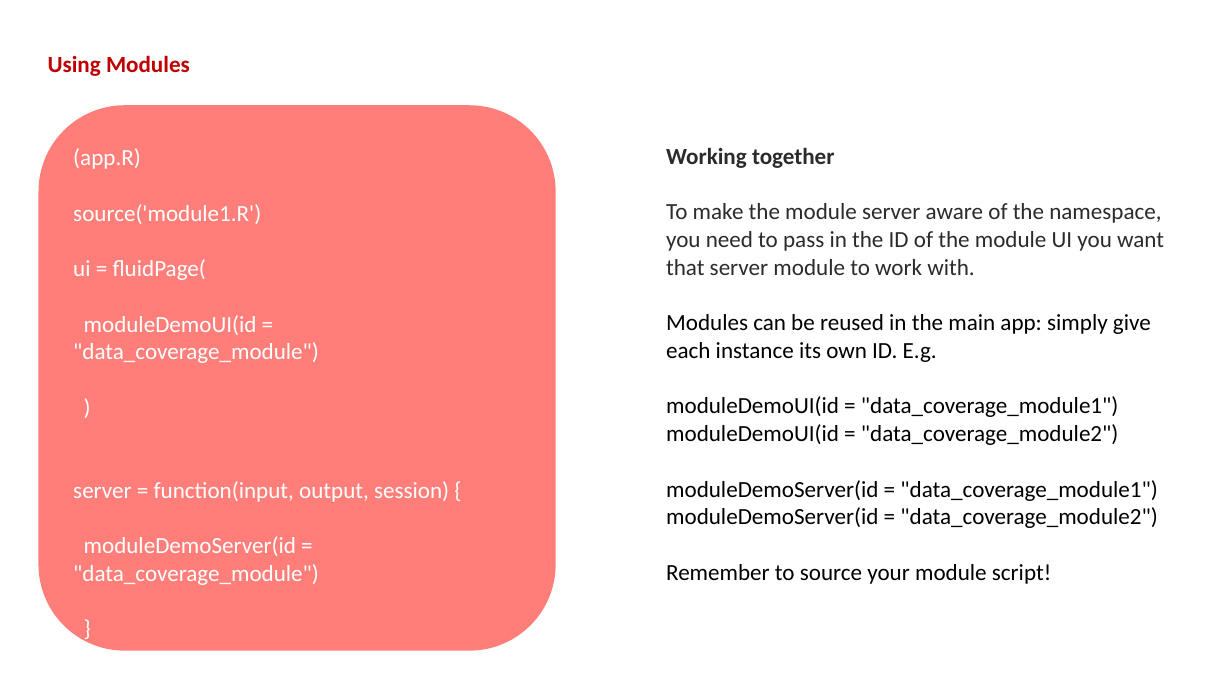
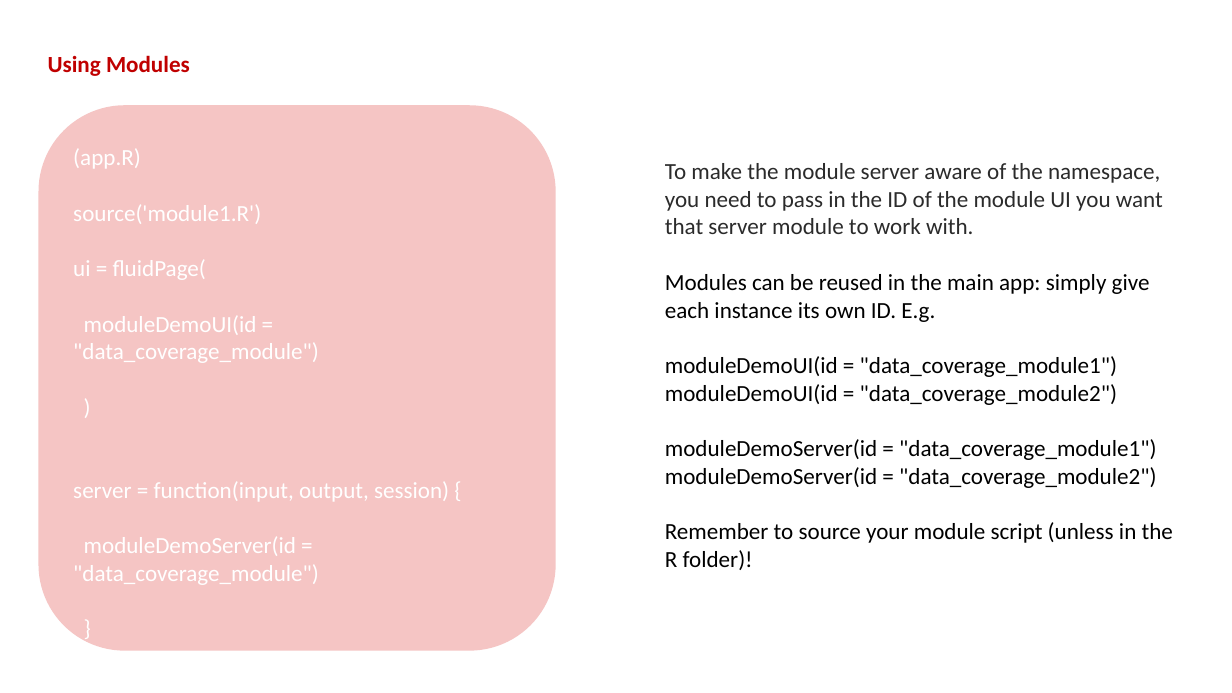
Before and after one commit to BHFDSC/cvd-covid-tre-dashboard, a slide deck: slide 3 of BHF_Dashboards/BHF_DSC_TRE_External_Dashboard/Dev/Modules Example.pptx. Drawn at 1232x693 pixels with LibreOffice and Linux fonts; fonts in the diff are those of the drawing. Boxes give left, top, right and bottom in pixels: in the first picture for what was removed or moved away, otherwise in the second. Text is boxed around its words. In the diff, an @@ line names an element or a change of style, - is before the commit and + after.

```diff
--- a/BHF_Dashboards/BHF_DSC_TRE_External_Dashboard/Dev/Modules Example.pptx
+++ b/BHF_Dashboards/BHF_DSC_TRE_External_Dashboard/Dev/Modules Example.pptx
@@ rounded rectangle at [39, 105, 556, 651]: fill #FF7E79 to #F5C5C4 @@
@@ text "To make the module server ...": place and size @@
-text "To make the module server ..." at [666, 147, 1164, 584]
+text "To make the module server ..." at [665, 163, 1173, 570]
@@ text at [666, 147, 835, 168]: paragraph removed @@
-Working together
@@ text at [665, 522, 1173, 570]: text changed @@
-Remember to source your module script!
+Remember to source your module script (unless in the R folder)!
```
Also in this commit, not shown: 4 other slides changed, 1 slide added, 49 other files.
